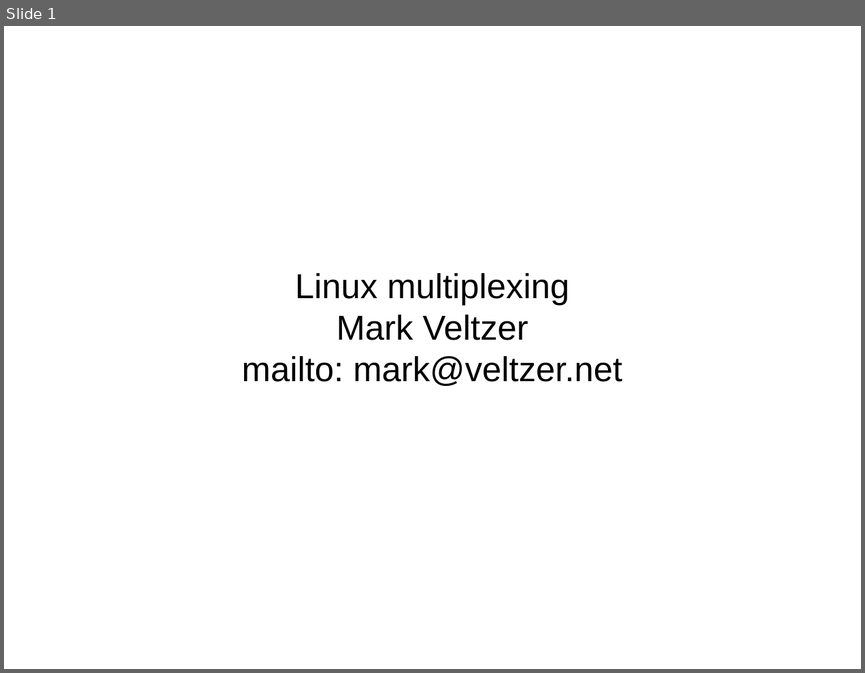
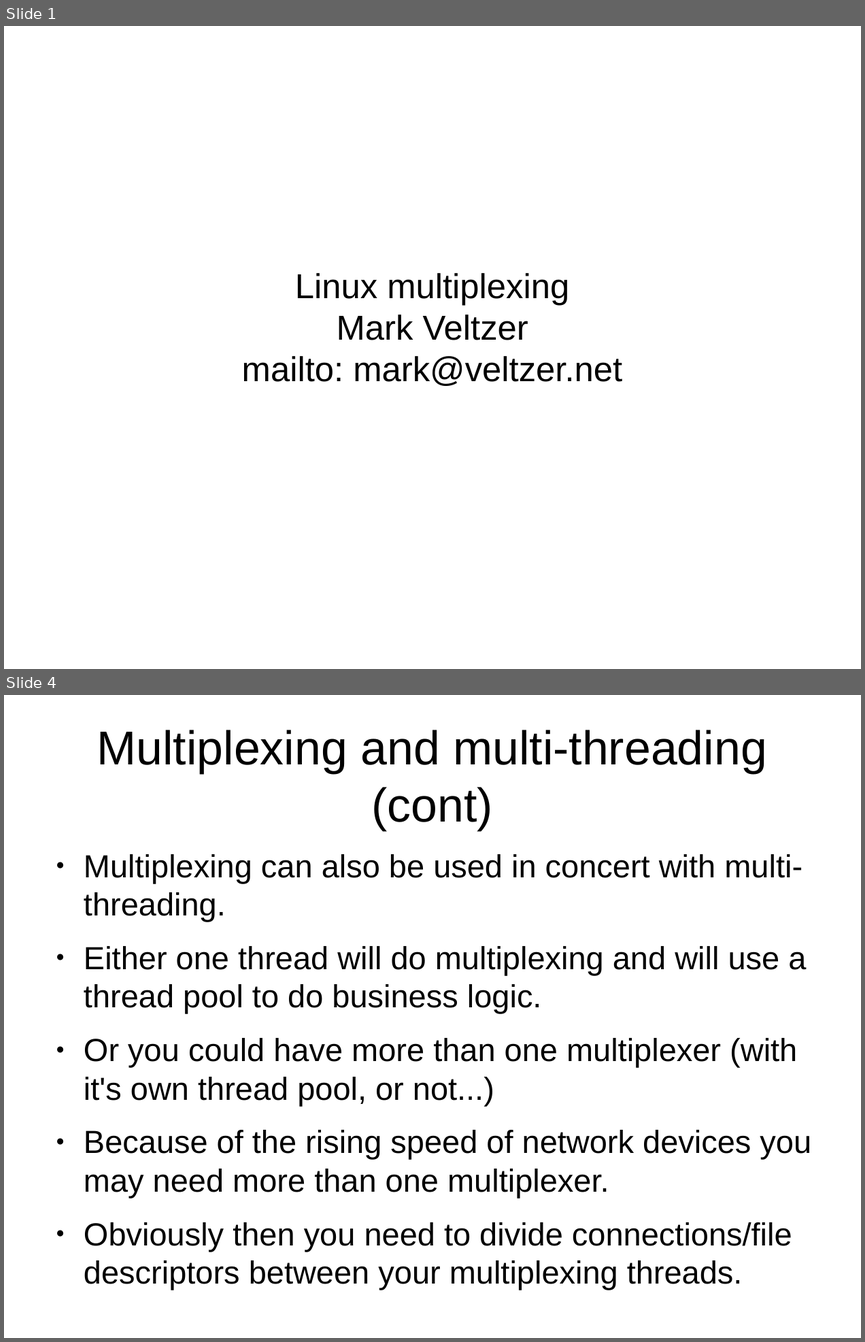
Before and after one commit to veltzer/demos-linux, a slide deck: multi_core/linux_multiplexing.odp. Shown one above the other, each under a label of ours: slide 1 before the commit, slides 1 and 4 after it; the slides between them are not shown. The pictures are 865x673 and 865x1342 pixels, drawn with LibreOffice and Linux fonts; fonts in the diff are those of the drawing. Boxes give left, top, right and bottom in pixels: in the first picture for what was removed or moved away, otherwise in the second. Text is boxed around its words. In the diff, an @@ line names an element or a change of style, - is before the commit and + after.

```diff
--- a/multi_core/linux_multiplexing.odp
+++ b/multi_core/linux_multiplexing.odp
@@ slide 4 added at (4, 695, 861, 1338), background #FFFFFF @@
@@ title added at (96, 730, 767, 830), 44 pt, text #000000 @@
+Multiplexing and multi-threading (cont)
@@ text added at (84, 854, 811, 1284), 29.6 pt, text #000000 @@
+● Multiplexing can also be used in concert with multi-threading.
+● Either one thread will do multiplexing and will use a thread pool to do business logic.
+● Or you could have more than one multiplexer (with it's own thread pool, or not...)
+● Because of the rising speed of network devices you may need more than one multiplexer.
+● Obviously then you need to divide connections/file descriptors between your multiplexing threads.
```
Also in this commit, not shown: 8 other slides added, 1 slide removed, 1 other file.
